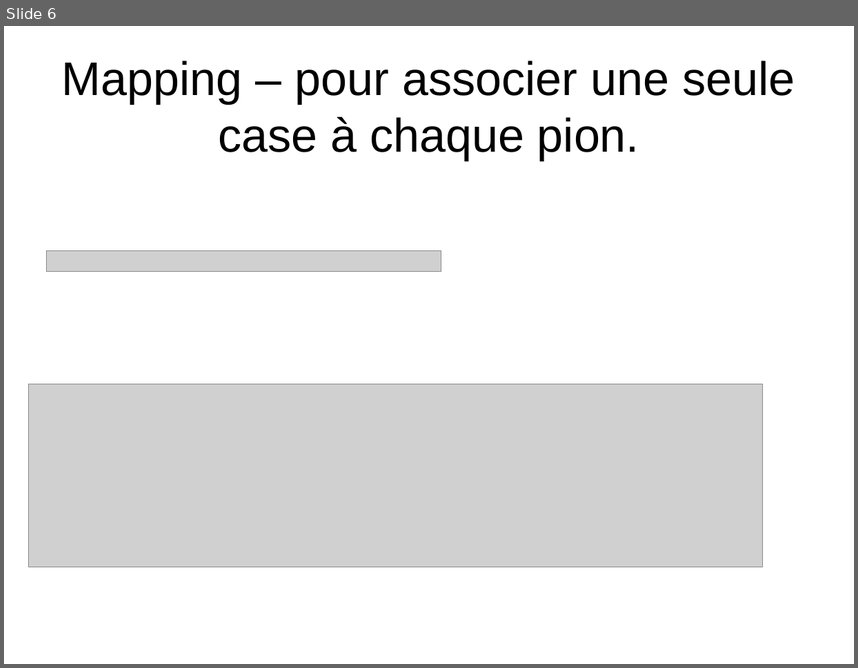
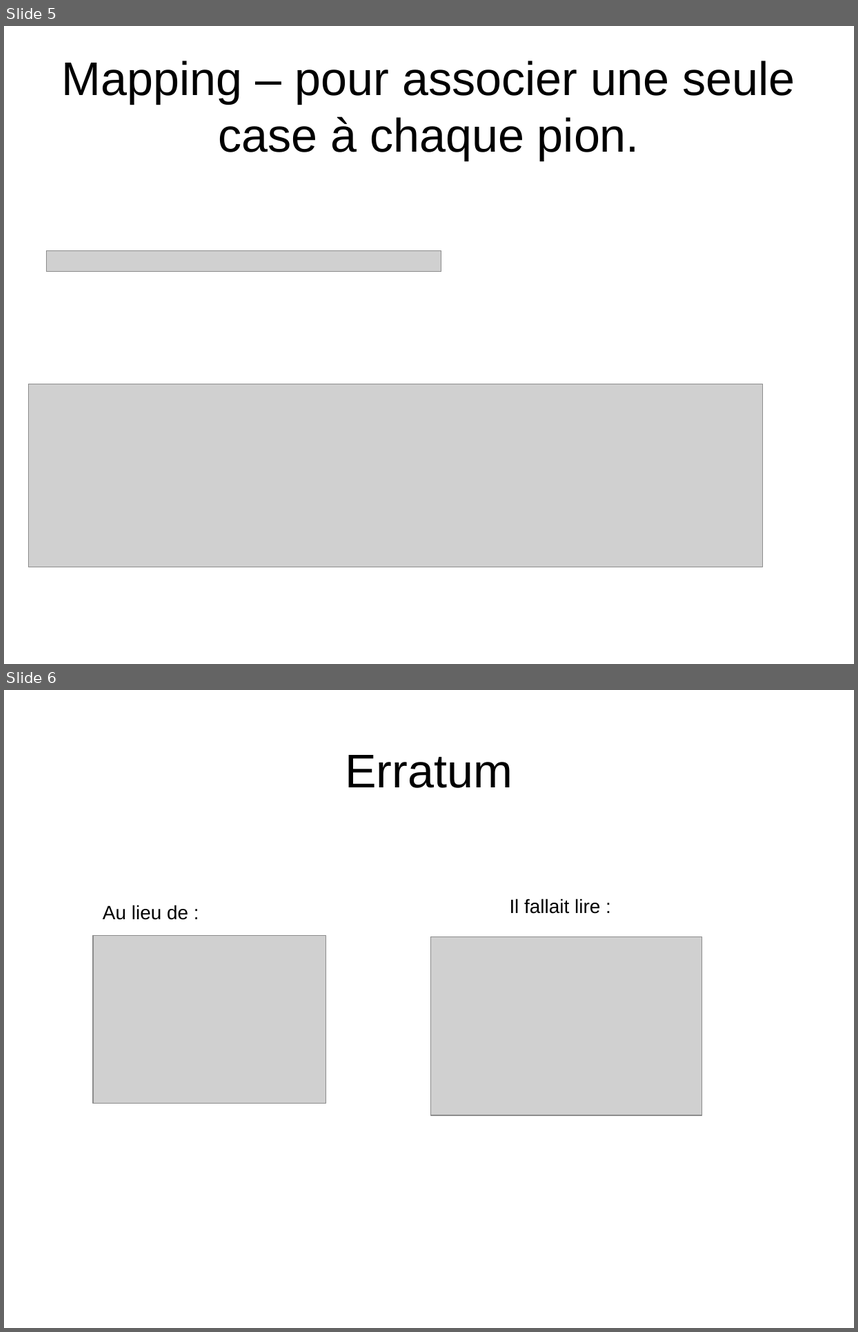
Before and after one commit to kwillup7d/Docs, a slide deck: presa.odp. Shown one above the other, each under a label of ours: slide 6 before the commit, slides 5 and 6 after it. The pictures are 858x668 and 858x1332 pixels, drawn with LibreOffice and Linux fonts; fonts in the diff are those of the drawing; grey boxes stand for pictures. Boxes give left, top, right and bottom in pixels: in the first picture for what was removed or moved away, otherwise in the second. Text is boxed around its words. In the diff, an @@ line names an element or a change of style, - is before the commit and + after.

```diff
--- a/presa.odp
+++ b/presa.odp
@@ slide 6 added at box(4, 690, 854, 1328), background #FFFFFF @@
@@ title added at box(345, 755, 513, 788), 44 pt, text #000000 @@
+Erratum
@@ text added at box(103, 905, 188, 920), 18 pt, text #000000 @@
+Au lieu de :
@@ text added at box(510, 898, 600, 914), 18 pt, text #000000 @@
+Il fallait lire :
@@ picture added at box(93, 936, 326, 1103) @@
@@ picture added at box(430, 937, 702, 1115) @@
@@ what was slide 6 is now slide 5 @@
```
Also in this commit, not shown: 2 slides removed, 3 other files.
